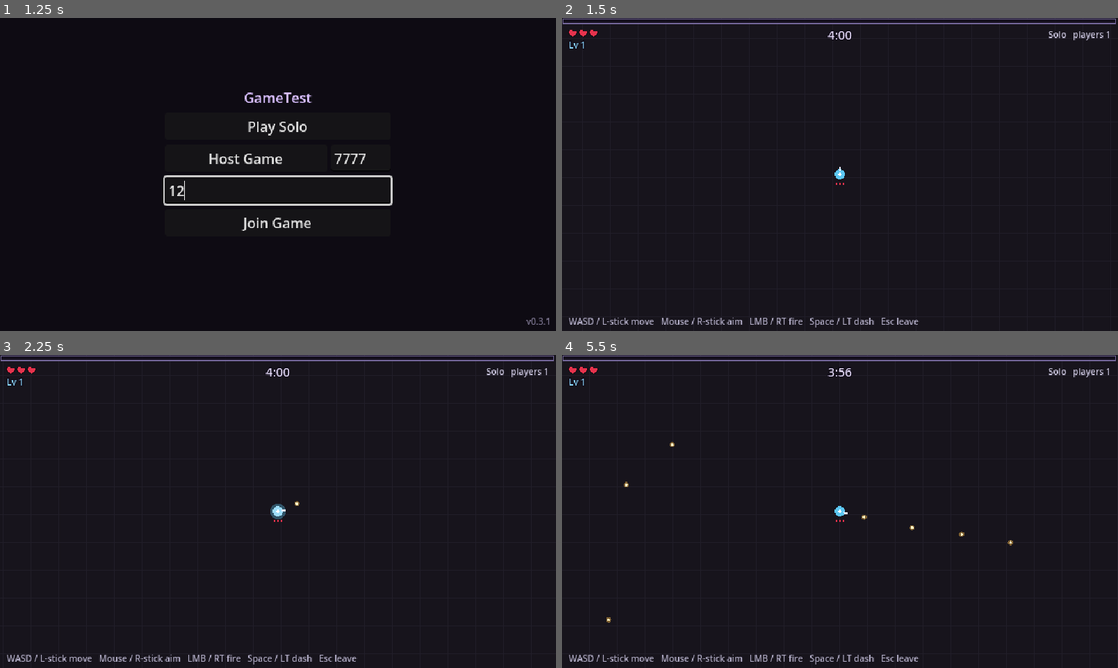
Above: before the commit, frames 1-4 (two rows, left to right).
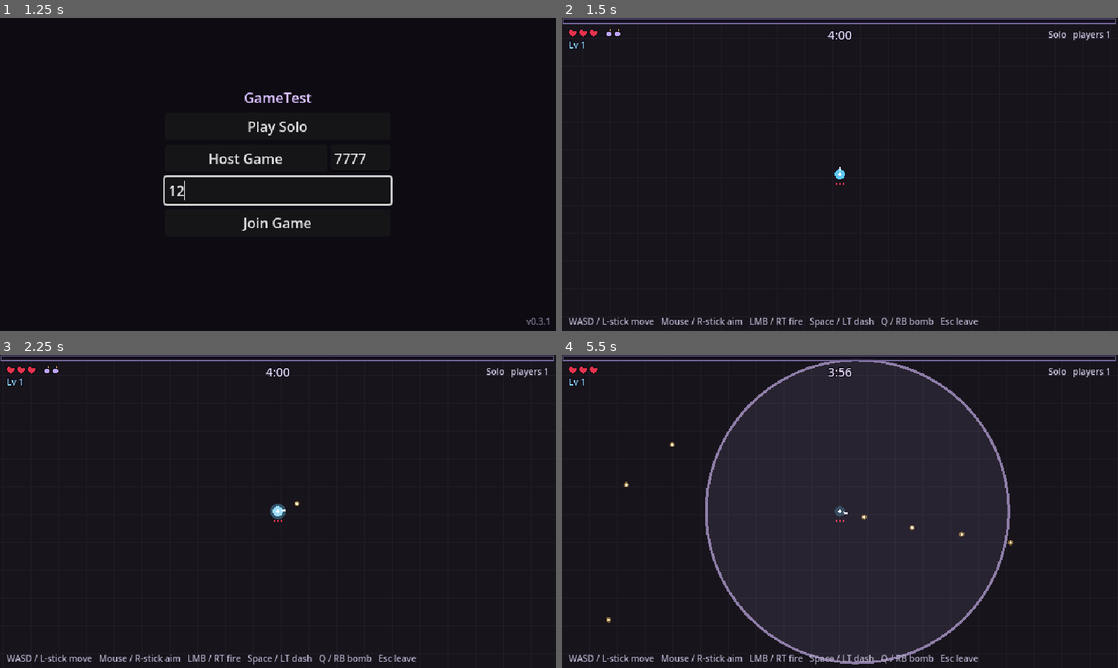
Above: after the commit, the same moments.

Repository: Tristan2828/GameTest
Game: Godot game, scene res://src/main/main.tscn
Two runs of this game, one before a commit and one after it. Both use one fixed random seed, a clock stepped at 60 frames per second and the inputs below.
Inputs (mouse positions are in pixels of both pictures, inside the frame that each line leads up to):
- Up to frame 1 (1.25 s): click (278, 190) at 0.52 s; type "12" at 0.6 s
- Up to frame 2 (1.5 s): click "Play Solo" at 1.25 s
- Up to frame 3 (2.25 s): tap Enter (ui_accept) at 2 s; move the mouse to (400, 495) at 2.02 s; press the mouse at (400, 495) at 2.03 s; hold D (move_right) from 2.03 s (still down); tap Space (dash) at 2.1 s
- Up to frame 4 (5.5 s): tap Enter (ui_accept) at 2.27, 5.27 s; release D (move_right) at 2.75 s; release the mouse at (962, 495) at 2.75 s; drag from (728, 527) to (812, 574) at 2.77 s; move the mouse to (895, 442) at 3.52 s; hold D (move_right) 3.53-4.25 s; tap Q (bomb, bound only after the commit) at 3.6, 5.3 s; click (895, 442) at 3.67 s; tap Space (dash) at 3.8 s; drag from (812, 574) to (673, 464) at 4.27 s; move the mouse to (1006, 558) at 5.02 s; press the mouse at (1006, 558) at 5.03 s; hold A (move_left) from 5.03 s (still down)

Frame 1 is identical in both runs. In frame 2, 0.2% of the frame differs, in the area x 8-75%, y 3-99%; in frame 3, 0.2%; in frame 4, 1.6%, in the area x 25-81%, y 2-99%.

Commit message:
M3 step 3: bombs
- Bomb action (Q / middle mouse / RB / Y), sent as a press counter like dash
  so lost packets can't eat it; 2 per stage (CharacterStats.bombs_per_stage)
- Host resolves it: clears enemy bullets within 220 px, 60 damage to enemies
  within 90 px (boss included), 1.5 s invulnerability; broadcast to all peers
  with an expanding ring effect
- Bombs left synced in snapshots and shown next to the hearts
- Tests for spending/limits and the blast; 103 tests

Co-Authored-By: Claude Opus 5.5 <noreply@anthropic.com>
Claude-Session: https://claude.ai/code/session_018FQUPVBgHcvQaDcZ2WmqYd

Diff:
--- a/src/arena/arena.gd
+++ b/src/arena/arena.gd
@@ -28,6 +28,11 @@
 ## Enemy bullets: hearts per hit and how long they fly.
 const ENEMY_BULLET_DAMAGE: int = 1
 const ENEMY_BULLET_LIFETIME: float = 7.0
+## Bombs: clear enemy bullets in a big radius, hurt enemies in a smaller one.
+const BOMB_CLEAR_RADIUS: float = 220.0
+const BOMB_DAMAGE_RADIUS: float = 90.0
+const BOMB_DAMAGE: int = 60
+const BOMB_INVULNERABILITY: float = 1.5
 ## Clients fast-forward enemy patterns by at most this much (very laggy = less fair, not broken).
 const MAX_PATTERN_FAST_FORWARD: float = 0.4
 ## Enemies appear just off-screen: the screen is 640x360, so ~367 px to a corner.
@@ -39,7 +44,7 @@
 const FLOOR_COLOR: Color = Color(0.09, 0.08, 0.11)
 const GRID_COLOR: Color = Color(0.13, 0.12, 0.16)
 const WALL_COLOR: Color = Color(0.4, 0.33, 0.5)
-const CONTROLS_HINT: String = "WASD / L-stick move   Mouse / R-stick aim   LMB / RT fire   Space / LT dash   Esc leave"
+const CONTROLS_HINT: String = "WASD / L-stick move   Mouse / R-stick aim   LMB / RT fire   Space / LT dash   Q / RB bomb   Esc leave"
 const COPIED_FEEDBACK_SECONDS: float = 4.0
 ## In --autopilot test mode, the host restarts by itself this long after a stage ends.
 const AUTOPILOT_RESTART_DELAY: float = 2.0
@@ -178,8 +183,8 @@
 	var role := "host" if multiplayer.is_server() else "client"
 	lines.append("[report] peer %d (%s)  phase=%s  time=%.1fs" % [multiplayer.get_unique_id(), role, Phase.keys()[_phase], _elapsed])
 	for player: Player in _player_nodes():
-		var line := "[report]   player %d slot %d at %s  hearts %d/%d  upgrades %s" % [
-			player.peer_id, player.slot, player.position.round(), player.health.hearts, player.health.max_hearts, player.upgrade_ids]
+		var line := "[report]   player %d slot %d at %s  hearts %d/%d  bombs %d  upgrades %s" % [
+			player.peer_id, player.slot, player.position.round(), player.health.hearts, player.health.max_hearts, player.bombs_left, player.upgrade_ids]
 		if player.is_local() and not multiplayer.is_server():
 			line += "  corrections=%d largest=%.2fpx" % [player.correction_count, player.largest_correction]
 		lines.append(line)
@@ -243,6 +248,7 @@
 	var player: Player = PLAYER_SCENE.instantiate()
 	player.setup(peer_id, slot, BOUNDS.get_center() + SPAWN_OFFSETS[slot], BOUNDS)
 	player.shot_requested.connect(_on_player_shot_requested)
+	player.bomb_requested.connect(_on_player_bomb_requested)
 	return player
 
 
@@ -434,6 +440,25 @@
 			stats.bullet_lifetime, shooter_id, stats.pierce, -bullets[i + 2])
 
 
+## Host: a player bombed. Resolve it here and show it on every screen.
+func _on_player_bomb_requested(bomber: Player) -> void:
+	var at := bomber.state.position
+	bomber.health.invulnerable_left = maxf(bomber.health.invulnerable_left, BOMB_INVULNERABILITY)
+	_enemies.damage_in_radius(at, BOMB_DAMAGE_RADIUS, BOMB_DAMAGE, bomber.peer_id)
+	_detonate_bomb(at)
+	for peer_id: int in _ready_peers:
+		_receive_bomb.rpc_id(peer_id, at)
+
+
+## Everyone: clear enemy bullets and show the blast.
+func _detonate_bomb(at: Vector2) -> void:
+	_enemy_bullets.clear_near(at, BOMB_CLEAR_RADIUS)
+	var blast := BombBlast.new()
+	blast.radius = BOMB_CLEAR_RADIUS
+	blast.position = at
+	add_child(blast)
+
+
 ## Host: an enemy (or boss) fires a pattern. Spawn it here and tell clients.
 func _fire_enemy_pattern(pattern: int, origin: Vector2, aim: float) -> void:
 	var seed_value := _rng.randi() & 0x7fffffff
@@ -471,6 +496,7 @@
 	var local := _local_player()
 	if local != null:
 		_hud.set_hearts(local.health.hearts, local.health.max_hearts)
+		_hud.set_bombs(local.bombs_left)
 	var boss := _enemies.find_boss()
 	if boss != null and not _boss_seen:
 		_boss_seen = true
@@ -548,6 +574,7 @@
 		var hearts := PackedByteArray()
 		var max_hearts := PackedByteArray()
 		var flags := PackedByteArray()
+		var bombs := PackedByteArray()
 		for player: Player in _player_nodes():
 			ids.append(player.peer_id)
 			positions.append(player.state.position)
@@ -556,9 +583,10 @@
 			hearts.append(player.health.hearts)
 			max_hearts.append(player.health.max_hearts)
 			flags.append((1 if player.state.is_dashing() else 0) | (2 if player.health.is_invulnerable() else 0))
+			bombs.append(player.bombs_left)
 		var waiting := PackedInt32Array(_level_up.waiting_ids)
 		for peer_id: int in peers:
-			_receive_player_snapshot.rpc_id(peer_id, ids, positions, aims, acks, hearts, max_hearts, flags,
+			_receive_player_snapshot.rpc_id(peer_id, ids, positions, aims, acks, hearts, max_hearts, flags, bombs,
 				_elapsed, _phase, _team.level, _team.xp, waiting, _level_up.countdown_left)
 	if _tick % ENEMY_SNAPSHOT_INTERVAL_TICKS == 0:
 		_enemies.send_snapshot(peers)
@@ -576,13 +604,14 @@
 
 @rpc("authority", "call_remote", "unreliable_ordered", 1)
 func _receive_player_snapshot(ids: PackedInt32Array, positions: PackedVector2Array, aims: PackedFloat32Array,
-		acks: PackedInt32Array, hearts: PackedByteArray, max_hearts: PackedByteArray, flags: PackedByteArray,
+		acks: PackedInt32Array, hearts: PackedByteArray, max_hearts: PackedByteArray, flags: PackedByteArray, bombs: PackedByteArray,
 		elapsed: float, phase: int, team_level: int, team_xp: int,
 		level_up_waiting: PackedInt32Array, level_up_countdown: float) -> void:
 	for i: int in ids.size():
 		var player := _player_by_id(ids[i])
 		if player != null:
 			player.apply_server_state(positions[i], aims[i], (flags[i] & 1) != 0, acks[i], hearts[i], max_hearts[i], (flags[i] & 2) != 0)
+			player.bombs_left = bombs[i]
 	_sync_clock(elapsed)
 	_team.level = team_level
 	_team.xp = team_xp
@@ -620,5 +649,10 @@
 
 
 @rpc("authority", "call_remote", "reliable")
+func _receive_bomb(at: Vector2) -> void:
+	_detonate_bomb(at)
+
+
+@rpc("authority", "call_remote", "reliable")
 func _receive_shot(shooter_id: int, pattern: int, origin: Vector2, aim: float, seed_value: int) -> void:
 	_spawn_shot(shooter_id, pattern as ShotPatterns.Id, origin, aim, seed_value)
--- a/src/autoload/game_input.gd
+++ b/src/autoload/game_input.gd
@@ -29,6 +29,7 @@
 		_joy(JOY_BUTTON_LEFT_SHOULDER),
 		_joy(JOY_BUTTON_A),
 	])
+	_add_action("bomb", [_key(KEY_Q), _mouse(MOUSE_BUTTON_MIDDLE), _joy(JOY_BUTTON_RIGHT_SHOULDER), _joy(JOY_BUTTON_Y)])
 
 
 func _add_action(action: StringName, events: Array[InputEvent]) -> void:
--- /dev/null
+++ b/src/combat/bomb_blast.gd
@@ -0,0 +1,26 @@
+class_name BombBlast
+extends Node2D
+## Purely visual: an expanding, fading ring where a bomb went off.
+
+const DURATION: float = 0.45
+const COLOR: Color = Color(0.85, 0.75, 1.0)
+
+var radius: float = 200.0
+
+var _time: float = 0.0
+
+
+func _process(delta: float) -> void:
+	_time += delta
+	if _time >= DURATION:
+		queue_free()
+		return
+	queue_redraw()
+
+
+func _draw() -> void:
+	var t := _time / DURATION
+	var ring_radius := radius * (1.0 - pow(1.0 - t, 3.0))
+	var faded := Color(COLOR, 1.0 - t)
+	draw_circle(Vector2.ZERO, ring_radius, Color(COLOR, 0.15 * (1.0 - t)))
+	draw_arc(Vector2.ZERO, ring_radius, 0.0, TAU, 64, faded, 3.0)
--- a/src/enemies/enemy_manager.gd
+++ b/src/enemies/enemy_manager.gd
@@ -103,6 +103,21 @@
 		if enemy.position.distance_squared_to(point) <= reach * reach:
 			return enemy
 	return null
+
+
+## Host: damage every active enemy within `radius` (bombs).
+func damage_in_radius(center: Vector2, radius: float, amount: int, from_peer_id: int) -> void:
+	var targets: Array[Enemy] = []
+	_nearby.clear()
+	_grid.query(center, radius + MAX_ENEMY_RADIUS, _nearby)
+	for index: int in _nearby:
+		var enemy := _pool[index]
+		var reach := radius + enemy.type.radius
+		if enemy.active and enemy.position.distance_squared_to(center) <= reach * reach:
+			targets.append(enemy)
+	for enemy: Enemy in targets:
+		if enemy.active:
+			damage(enemy, amount, from_peer_id)
 
 
 ## Host only.
--- a/src/player/character_stats.gd
+++ b/src/player/character_stats.gd
@@ -16,6 +16,8 @@
 @export var max_hearts: int = 3
 ## Seconds of invulnerability after taking a hit.
 @export var hit_invulnerability: float = 1.0
+## Bombs at the start of each stage.
+@export var bombs_per_stage: int = 2
 
 @export_group("Body")
 ## Size used for drawing and keeping the player inside the arena.
--- a/src/player/characters/wanderer.tres
+++ b/src/player/characters/wanderer.tres
@@ -11,6 +11,7 @@
 dash_cooldown = 0.8
 max_hearts = 3
 hit_invulnerability = 1.0
+bombs_per_stage = 2
 body_radius = 6.0
 hitbox_radius = 2.0
 pickup_radius = 40.0
--- a/src/player/local_input.gd
+++ b/src/player/local_input.gd
@@ -7,10 +7,12 @@
 const AIM_STICK_DEADZONE: float = 0.35
 const STICK_AUTOFIRE_THRESHOLD: float = 0.6
 const AUTOPILOT_DASH_INTERVAL: float = 2.0
+const AUTOPILOT_BOMB_INTERVAL: float = 20.0
 
 var _using_mouse: bool = true
 var _last_stick_aim: float = 0.0
 var _dash_count: int = 0
+var _bomb_count: int = 0
 var _autopilot_time: float = 0.0
 
 
@@ -43,6 +45,9 @@
 	if Input.is_action_just_pressed("dash"):
 		_dash_count += 1
 	input.dash_count = _dash_count
+	if Input.is_action_just_pressed("bomb"):
+		_bomb_count += 1
+	input.bomb_count = _bomb_count
 	return input
 
 
@@ -53,6 +58,7 @@
 	var input := PlayerInput.new()
 	input.move = Vector2.from_angle(_autopilot_time * 0.7) * 0.5
 	input.dash_count = int(_autopilot_time / AUTOPILOT_DASH_INTERVAL)
+	input.bomb_count = int(_autopilot_time / AUTOPILOT_BOMB_INTERVAL)
 
 	var nearest: Enemy = null
 	var nearest_distance := INF
--- a/src/player/player.gd
+++ b/src/player/player.gd
@@ -12,6 +12,8 @@
 ## physics loop, so the order of updates is always the same.
 
 signal shot_requested(shooter: Player, input_seq: int)
+## Host: this player used a bomb (already paid for).
+signal bomb_requested(bomber: Player)
 
 const SLOT_COLORS: Array[Color] = [
 	Color(0.36, 0.78, 0.95),
@@ -40,6 +42,8 @@
 var state: PlayerState = PlayerState.new()
 ## Host-owned; clients get copies from snapshots.
 var health: PlayerHealth = PlayerHealth.new()
+## Bombs left this stage (host-owned, synced in snapshots).
+var bombs_left: int = 0
 ## Every upgrade this player has taken, in order (same on all peers).
 var upgrade_ids: Array[int] = []
 ## Host: sequence number of the last input it simulated for this player.
@@ -52,6 +56,8 @@
 var _next_input_seq: int = 0
 var _input_queue: Array[PlayerInput] = []
 var _newest_received_seq: int = -1
+## Host: last bomb_count seen from this player's input.
+var _last_bomb_count: int = 0
 var _predictor: ClientPredictor = ClientPredictor.new()
 ## Drawn offset from the simulated position; shrinks to zero so corrections look smooth.
 var _visual_offset: Vector2 = Vector2.ZERO
@@ -70,6 +76,7 @@
 	# Each player gets its own copy so upgrades only change this player.
 	stats = stats.duplicate()
 	health.reset(stats.max_hearts)
+	bombs_left = stats.bombs_per_stage
 	state.position = spawn_position
 	position = spawn_position
 	_remote_target = spawn_position
@@ -141,7 +148,7 @@
 			_simulate_queued_inputs(delta)
 	elif is_local():
 		var input := _read_local_input()
-		_submit_input.rpc_id(1, input.seq, input.move, input.aim, input.fire, input.dash_count)
+		_submit_input.rpc_id(1, input.seq, input.move, input.aim, input.fire, input.dash_count, input.bomb_count)
 		_simulate(input, delta)
 		_predictor.record(input.seq, state.position)
 
@@ -243,13 +250,18 @@
 
 func _simulate(input: PlayerInput, delta: float) -> void:
 	last_processed_seq = input.seq
+	if multiplayer.is_server() and input.bomb_count != _last_bomb_count:
+		_last_bomb_count = input.bomb_count
+		if bombs_left > 0:
+			bombs_left -= 1
+			bomb_requested.emit(self)
 	if PlayerMotor.step(state, input, stats, bounds, delta):
 		shot_requested.emit(self, input.seq)
 
 
 ## Client -> host, every tick. Unreliable: a lost packet is cheaper than a delay.
 @rpc("any_peer", "call_remote", "unreliable_ordered", 2)
-func _submit_input(seq: int, move: Vector2, aim: float, fire: bool, dash_count: int) -> void:
+func _submit_input(seq: int, move: Vector2, aim: float, fire: bool, dash_count: int, bomb_count: int) -> void:
 	if not multiplayer.is_server() or multiplayer.get_remote_sender_id() != peer_id:
 		return
 	if seq <= _newest_received_seq:
@@ -261,6 +273,7 @@
 	input.aim = aim
 	input.fire = fire
 	input.dash_count = dash_count
+	input.bomb_count = bomb_count
 	_input_queue.append(input)
 	while _input_queue.size() > MAX_QUEUED_INPUTS:
 		_input_queue.pop_front()
--- a/src/player/player_input.gd
+++ b/src/player/player_input.gd
@@ -13,3 +13,5 @@
 ## Total dash presses so far. A counter (not a "pressed this tick" flag) means a
 ## lost network packet can never swallow a dash press.
 var dash_count: int = 0
+## Total bomb presses so far (a counter, like dash_count).
+var bomb_count: int = 0
--- a/src/ui/hearts_display.gd
+++ b/src/ui/hearts_display.gd
@@ -1,6 +1,6 @@
 class_name HeartsDisplay
 extends Control
-## Draws the local player's hearts as simple pixel hearts.
+## Draws the local player's hearts as simple pixel hearts, with bombs beside them.
 
 const HEART_COLOR: Color = Color(0.9, 0.2, 0.3)
 const EMPTY_COLOR: Color = Color(0.25, 0.15, 0.18)
@@ -13,6 +13,10 @@
 	Vector2i(1, 7), Vector2i(2, 5), Vector2i(3, 3), Vector2i(4, 1),
 ]
 
+const BOMB_COLOR: Color = Color(0.75, 0.65, 1.0)
+const BOMB_FUSE_COLOR: Color = Color(1.0, 0.8, 0.4)
+
+var bombs: int = 0
 var hearts: int = 0
 var max_hearts: int = 0
 
@@ -25,7 +29,20 @@
 	queue_redraw()
 
 
+func set_bombs(count: int) -> void:
+	if count == bombs:
+		return
+	bombs = count
+	queue_redraw()
+
+
 func _draw() -> void:
+	var bombs_x := max_hearts * HEART_SPACING + 6.0
+	for i: int in bombs:
+		var center := Vector2(bombs_x + i * 10.0 + 4.0, 4.5)
+		draw_circle(center, 4.0, OUTLINE_COLOR)
+		draw_circle(center, 3.0, BOMB_COLOR)
+		draw_rect(Rect2(center + Vector2(1, -5), Vector2(1, 2)), BOMB_FUSE_COLOR)
 	for i: int in max_hearts:
 		var origin := Vector2(i * HEART_SPACING, 0)
 		var color := HEART_COLOR if i < hearts else EMPTY_COLOR
--- a/src/ui/hud.gd
+++ b/src/ui/hud.gd
@@ -19,6 +19,10 @@
 
 func set_hearts(current: int, maximum: int) -> void:
 	_hearts.set_hearts(current, maximum)
+
+
+func set_bombs(count: int) -> void:
+	_hearts.set_bombs(count)
 
 
 func set_progress(level: int, ratio: float) -> void:
--- a/tests/unit/test_arena_flow.gd
+++ b/tests/unit/test_arena_flow.gd
@@ -66,3 +66,34 @@
 	await wait_physics_frames(2)
 	assert_eq(_arena._phase, Arena.Phase.PLAYING)
 	assert_eq(_local_player().upgrade_ids, [choice])
+
+
+func _bomb_input(count: int) -> PlayerInput:
+	var input := PlayerInput.new()
+	input.bomb_count = count
+	return input
+
+
+func test_bomb_press_spends_one_bomb_and_stops_at_zero() -> void:
+	var player := _local_player()
+	watch_signals(player)
+	player._simulate(_bomb_input(1), 1.0 / 60.0)
+	player._simulate(_bomb_input(1), 1.0 / 60.0)
+	assert_eq(player.bombs_left, player.stats.bombs_per_stage - 1, "holding doesn't re-trigger")
+	player._simulate(_bomb_input(2), 1.0 / 60.0)
+	player._simulate(_bomb_input(3), 1.0 / 60.0)
+	assert_eq(player.bombs_left, 0)
+	assert_signal_emit_count(player, "bomb_requested", 2)
+
+
+func test_bomb_clears_bullets_damages_enemies_and_protects() -> void:
+	var player := _local_player()
+	var at := player.state.position
+	_arena._enemy_bullets.spawn(at + Vector2(100, 0), Vector2.ZERO, 1, 5.0, 0)
+	_arena._enemy_bullets.spawn(at + Vector2(400, 0), Vector2.ZERO, 1, 5.0, 0)
+	var ghoul := _arena._enemies.spawn(EnemyTypes.Id.GHOUL, at + Vector2(50, 0))
+	_arena._enemies.rebuild_grid()
+	_arena._on_player_bomb_requested(player)
+	assert_eq(_arena._enemy_bullets.count(), 1, "far bullet survives")
+	assert_eq(ghoul.hp, ghoul.max_hp - Arena.BOMB_DAMAGE)
+	assert_true(player.health.is_invulnerable())
Not shown, added: src/combat/bomb_blast.gd.uid
Not shown, changed: tools/README-friends.txt
